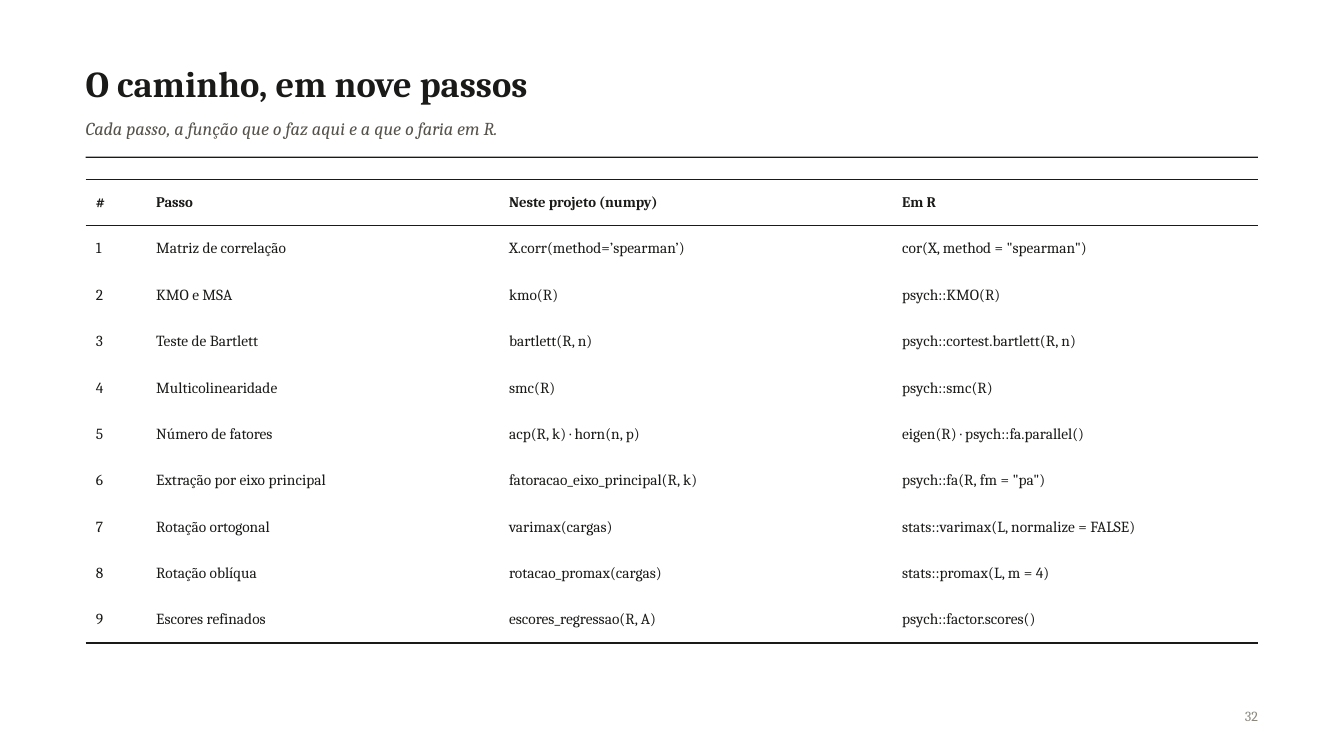
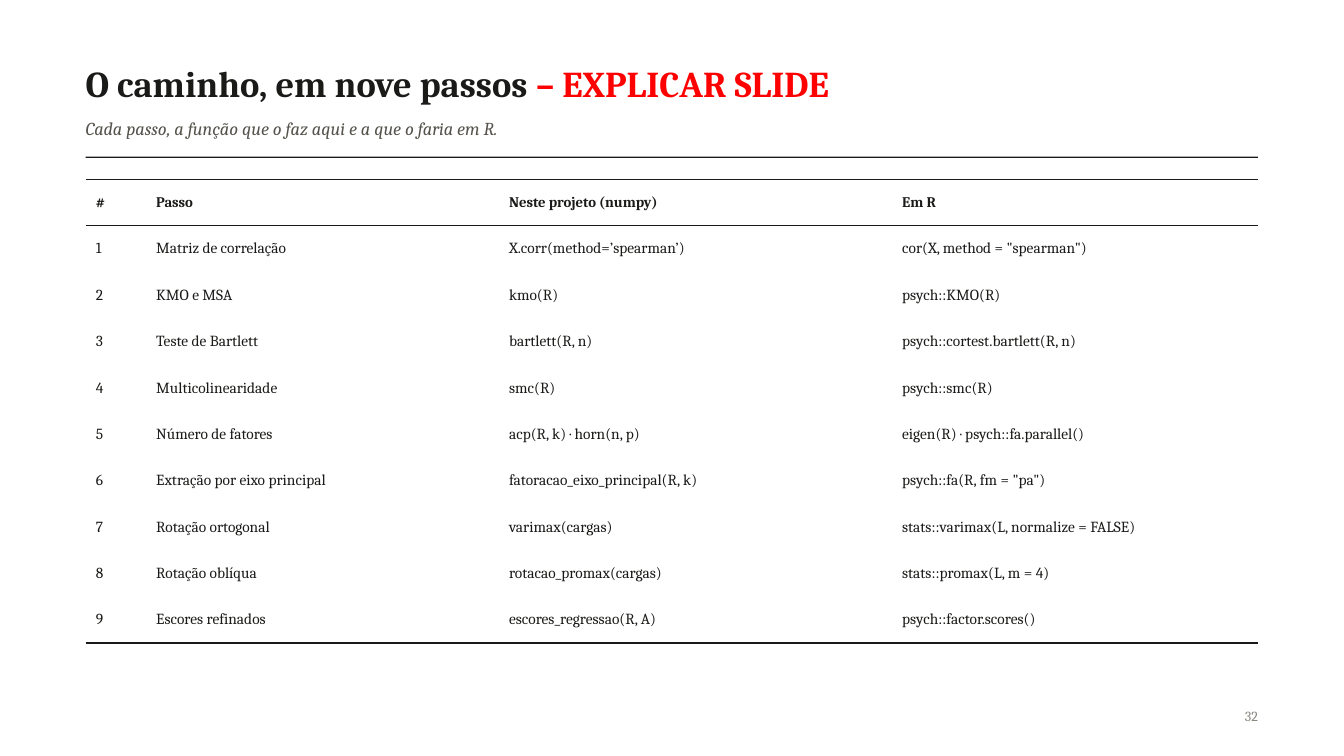
Before and after one commit to pedrinndias/Projeto_IVS_Censo, a slide deck: slide 32 of docs/Apresentacoes_IVS/Analise_Fatorial_NB04_2026-09.pptx. Drawn at 1344x756 pixels with LibreOffice and Linux fonts; fonts in the diff are those of the drawing. Boxes give left, top, right and bottom in pixels: in the first picture for what was removed or moved away, otherwise in the second. Text is boxed around its words. In the diff, an @@ line names an element or a change of style, - is before the commit and + after.

```diff
--- a/docs/Apresentacoes_IVS/Analise_Fatorial_NB04_2026-09.pptx
+++ b/docs/Apresentacoes_IVS/Analise_Fatorial_NB04_2026-09.pptx
@@ text at (86,71,829,105): text changed @@
-O caminho, em nove passos
+O caminho, em nove passos – EXPLICAR SLIDE
```
Also in this commit, not shown: 30 other slides changed, 51 slides added, 1 slide removed.
